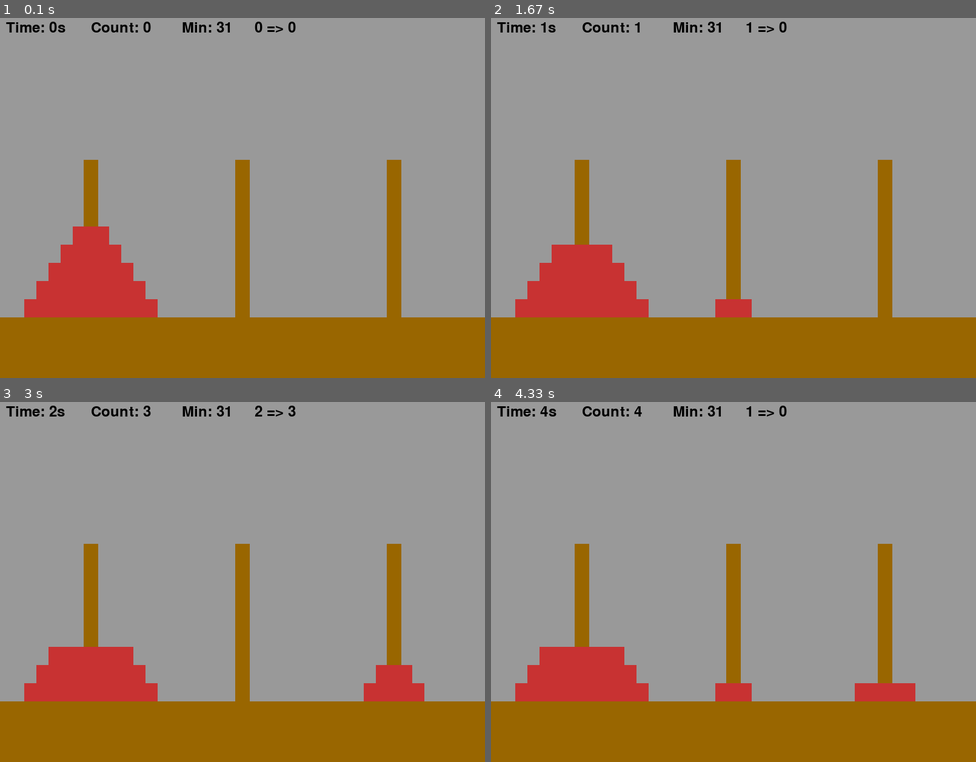
Above: before the commit, frames 1-4 (two rows, left to right).
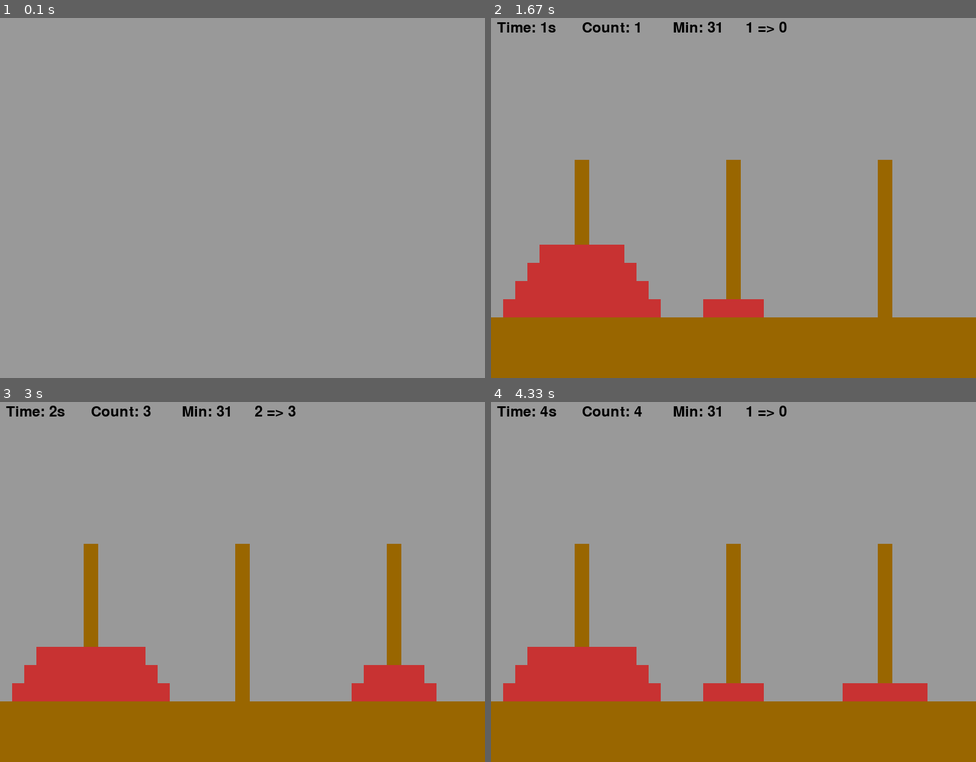
Above: after the commit, the same moments.

Repository: dhrjsfud0522/pygame
Game: pygame game, started from Tower_of_Hanoi.py
Same seed, same stepped clock (60 frames per second), same inputs: the game is played once before the commit and once after it.
Inputs (mouse positions are in pixels of both pictures, inside the frame that each line leads up to):
- Up to frame 1 (0.1 s): no input
- Up to frame 2 (1.67 s): tap Space at 0.33 s; click (617, 198) at 0.72 s; click (806, 68) at 1.05 s; click (607, 61) at 1.38 s
- Up to frame 3 (3 s): click (426, 718) at 2.22 s; click (164, 459) at 2.55 s; click (392, 571) at 2.88 s
- Up to frame 4 (4.33 s): click (835, 517) at 3.22 s; click (752, 564) at 3.55 s; click (597, 618) at 3.88 s

The runs differ from the first frame. In frame 1, 25% of the frame differs, in the area x 0-100%, y 1-100%; in frame 2, 1.3%; in frame 3, 1.3%; in frame 4, 1.3%.

Commit message:
원판 굵기 달라지기 해야함

Diff:
--- a/Tower_of_Hanoi.py
+++ b/Tower_of_Hanoi.py
@@ -1,6 +1,6 @@
 import pygame
 import os
-from time import sleep
+
 
 sc_w = 800
 sc_h = 600
@@ -10,6 +10,11 @@
 BASE = (153, 102, 0)
 BACKGROUND = (153, 153, 153)
 RED = (200, 50, 50)
+
+pygame.init()
+pygame.display.set_caption("Tower_of_Hanoi")
+screen = pygame.display.set_mode((sc_w, sc_h))
+clock = pygame.time.Clock()
 
 current_path = os.path.dirname(__file__)
 assets_path = os.path.join(current_path, 'assets')
@@ -27,7 +32,7 @@
     def __init__(self):
         pass
     def create(self, screen, n, x, y, color):
-        pygame.draw.rect(screen, color, [(250 * n) - 230 + (20 * x), 500 - (30 * y), 260 - (40 * x), 30], 0)
+        pygame.draw.rect(screen, color, [(250 * n) - 250 + (20 * x), 500 - (30 * y), 300 - (40 * x), 30], 0)
     def draw(self, list, screen, n):
         s = 1
         for i in list:
@@ -73,39 +78,17 @@
 time = 0
 end = 0
 
-def game_over(screen):
-    global time
-    screen.fill(BACKGROUND)
-    font = pygame.font.Font(None, 72)
-    surface = font.render("GAME OVER!", True, (0, 0, 0))
-    screen.blit(surface, (250 ,200))
-    surface = font.render("YOU WIN!", True, (0, 0, 0))
-    screen.blit(surface, (280 ,260))
-    font = pygame.font.Font(None, 36)
-    surface = font.render("Time: " + str(time) + "s", True, (0, 0, 0))
-    screen.blit(surface, (330 ,330))
-    surface = font.render("Count: " + str(count), True, (0, 0, 0))
-    screen.blit(surface, (330 ,370))
-    surface = font.render("Min: " + "31", True, (0, 0, 0))
-    screen.blit(surface, (330 ,410))
-
-def main():
-    pygame.init()
-    pygame.display.set_caption("Tower_of_Hanoi")
-    screen = pygame.display.set_mode((sc_w, sc_h))
-    clock = pygame.time.Clock()
-    s1 = list(range(1, 6))
-    s2 = []
-    s3 = []
+def game(s1, s2,s3):
     global step
     global choise
     global change
     global count
     global time
     global end
-    running = True
     time_m = 0
     effect = 0
+    running = True
+
     while running:
         if end == 0:
             screen.fill(BACKGROUND)
@@ -120,21 +103,20 @@
             for event in pygame.event.get():
                 if event.type == pygame.QUIT:
                     running = False
+
                 elif event.type == pygame.MOUSEBUTTONDOWN and event.button == 1:
                     mouse_x = pygame.mouse.get_pos()[0]
                     effect_image.get_rect()
                     size = effect_image.get_width() // 2
                     screen.blit(effect_image, (pygame.mouse.get_pos()[0] - size, pygame.mouse.get_pos()[1] - size))
                     effect = 1
-
-
-
                     if mouse_x <= 270:
                         s1, s2, s3 = change_ring(s1, s2, s3, 1, 2, 3)
                     elif mouse_x <= 530:
                         s2, s1, s3 = change_ring(s2, s1, s3, 2, 1, 3)
                     else:
                         s3, s1, s2 = change_ring(s3, s1, s2, 3, 1, 2)
+
                 elif event.type == pygame.KEYDOWN:
                     if event.key == pygame.K_r:
                         s1 = list(range(1, 6))
@@ -156,8 +138,6 @@
 
             time = (pygame.time.get_ticks()) // 1000 - time_m
 
-
-
             font = pygame.font.Font(None, 36)
             timer_text = "Time: " + str(time) + "s"
             timer_surface = font.render(timer_text, True, (0, 0, 0))
@@ -175,26 +155,65 @@
             change_surface = font.render(change_text, True, (0, 0, 0))
             screen.blit(change_surface, (420, 10))
 
-
             pygame.display.flip()
             clock.tick(60)
+
         else:
-            game_over(screen)
+            screen.fill(BACKGROUND)
+            font = pygame.font.Font(None, 72)
+            surface = font.render("GAME OVER!", True, (0, 0, 0))
+            screen.blit(surface, (250 ,200))
+            surface = font.render("YOU WIN!", True, (0, 0, 0))
+            screen.blit(surface, (280 ,260))
+            font = pygame.font.Font(None, 36)
+            surface = font.render("Time: " + str(time) + "s", True, (0, 0, 0))
+            screen.blit(surface, (330 ,330))
+            surface = font.render("Count: " + str(count), True, (0, 0, 0))
+            screen.blit(surface, (330 ,370))
+            surface = font.render("Min: " + "31", True, (0, 0, 0))
+            screen.blit(surface, (330 ,410))
             for event in pygame.event.get():
                 if event.type == pygame.QUIT:
                     running = False
-                elif event.type == pygame.MOUSEBUTTONDOWN:
+                elif event.type == pygame.KEYDOWN:
                     if event.key == pygame.K_r:
-                        s1 = list(range(1, 6))
-                        s2 = []
-                        s3 = []
                         choise = 0
                         change = 0
                         count = 0
                         time_m += time
                         end = 0
+
+            time = (pygame.time.get_ticks()) // 1000
+
         pygame.display.flip()
         clock.tick(60)
     pygame.quit()
 
+def main():
+    m = 6
+    r = True
+    while r:
+        screen.fill(BACKGROUND)
+        for event in pygame.event.get():
+            if event.type == pygame.QUIT:
+                pygame.quit()
+            elif event.type == pygame.KEYDOWN:
+                if event.key == pygame.K_5:
+                    m = 6
+                elif event.key == pygame.K_6:
+                    m = 7
+                elif event.key == pygame.K_7:
+                    m = 8
+                elif event.key == pygame.K_SPACE:
+                    r = False
+                    game(s1, s2, s3)
+        if not r:
+            break
+
+        s1 = list(range(1, m))
+        s2 = []
+        s3 = []
+        pygame.display.flip()
+        clock.tick(60)
+
 main()
